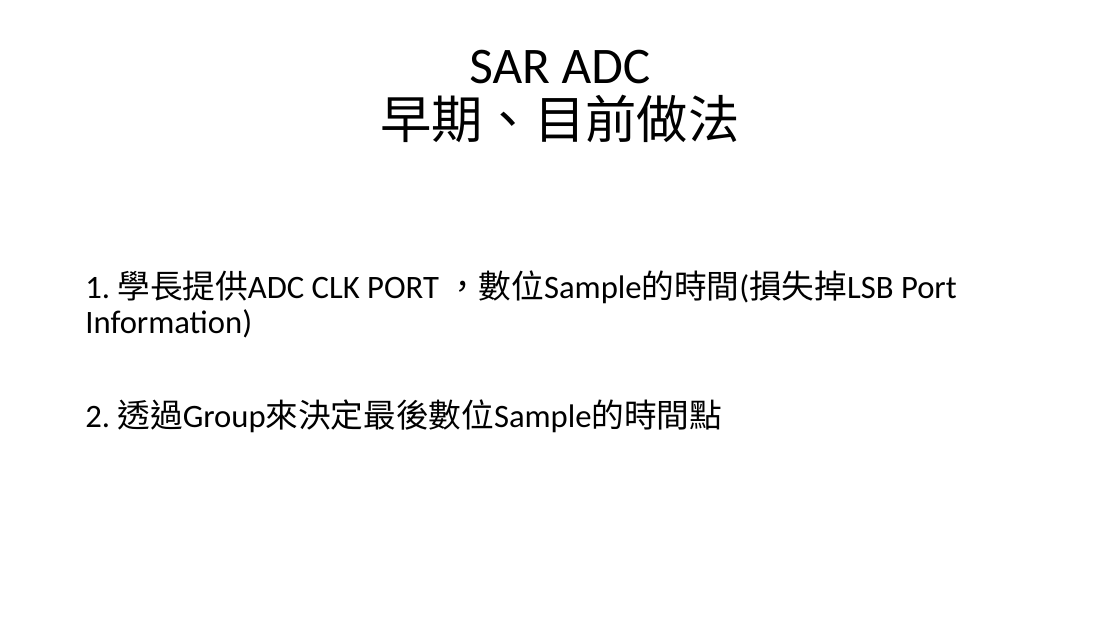
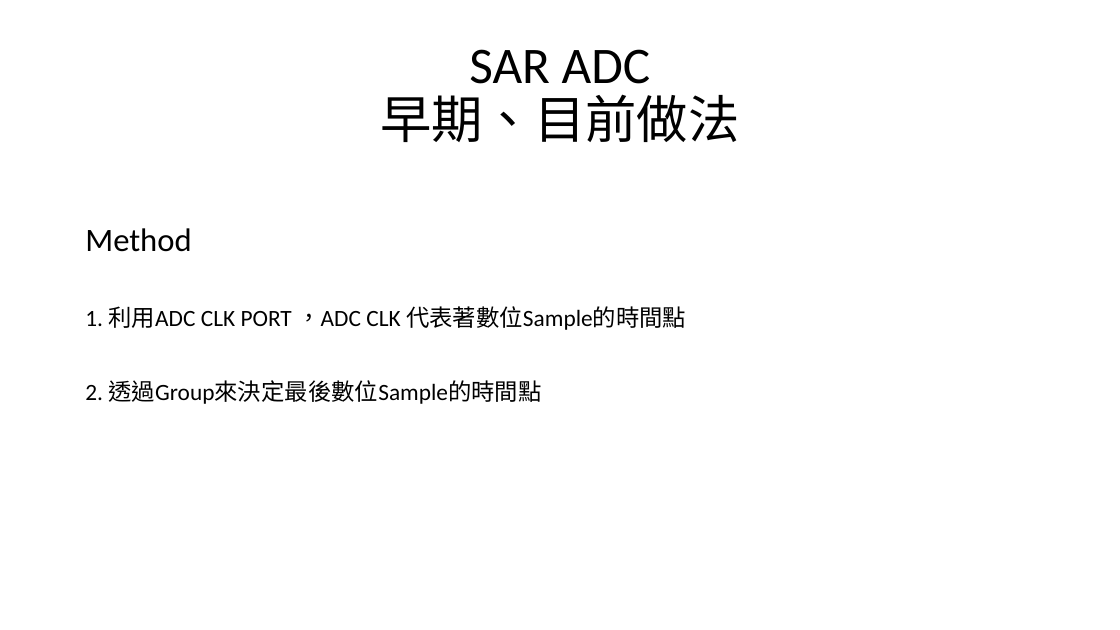
Before and after one commit to a0910281835/Summrary_PDF, a slide deck: slide 18 of Project_Summary_pdf/Project_Summary.pptx (slide 15 before the commit). Drawn at 1120x630 pixels with LibreOffice and Linux fonts; fonts in the diff are those of the drawing. Boxes give left, top, right and bottom in pixels: in the first picture for what was removed or moved away, otherwise in the second. Text is boxed around its words. In the diff, an @@ line names an element or a change of style, - is before the commit and + after.

```diff
--- a/Project_Summary_pdf/Project_Summary.pptx
+++ b/Project_Summary_pdf/Project_Summary.pptx
@@ text at (85, 228, 686, 330): text changed; size 28 to 20 pt @@
-1. 學長提供ADC CLK PORT ，數位Sample的時間(損失掉LSB Port Information)
+Method
+1. 利用ADC CLK PORT ，ADC CLK 代表著數位Sample的時間點
@@ text at (85, 380, 541, 404): size 28 to 20 pt in "2. 透過Group來決定最後數位Sample的時間點" @@
```
Also in this commit, not shown: 3 other slides changed, 6 slides added, 1 other file.
